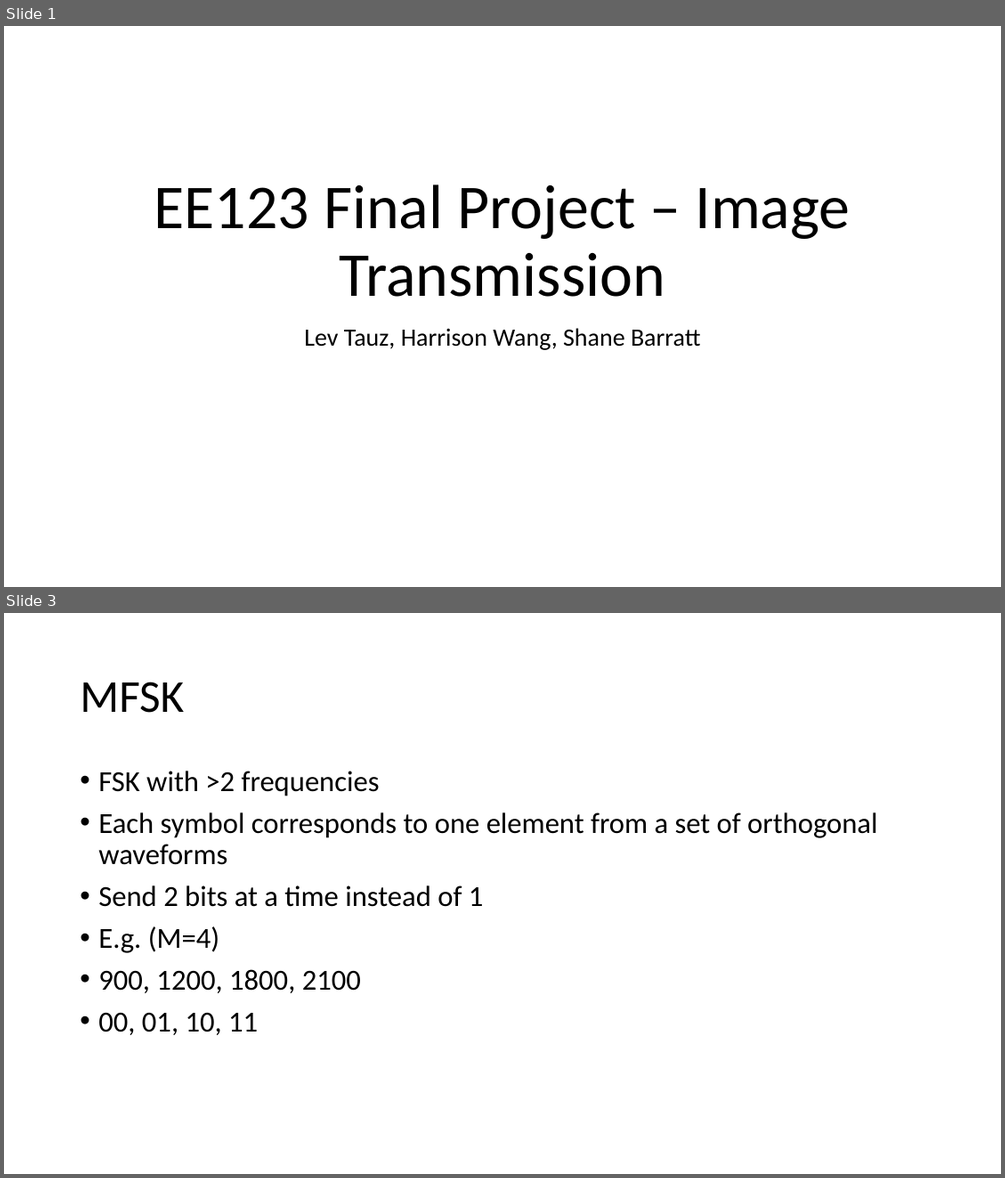
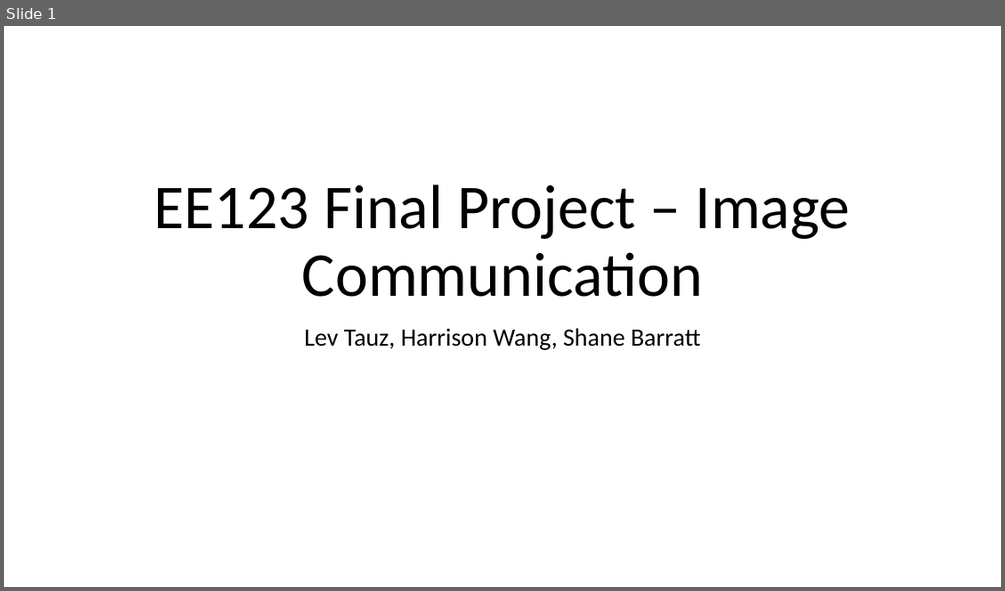
Before and after one commit to levtauz/Image_Project, a slide deck: presentation.pptx. Shown one above the other, each under a label of ours: slides 1 and 3 before the commit, slide 1 after it; the slides between them are not shown. The pictures are 1005x1178 and 1005x591 pixels, drawn with LibreOffice and Linux fonts; fonts in the diff are those of the drawing. Boxes give left, top, right and bottom in pixels: in the first picture for what was removed or moved away, otherwise in the second. Text is boxed around its words. In the diff, an @@ line names an element or a change of style, - is before the commit and + after.

```diff
--- a/presentation.pptx
+++ b/presentation.pptx
@@ slide 3 removed at <box>4,613,1001,1174</box>, background #FFFFFF @@
@@ title removed at <box>80,682,184,713</box> @@
-MFSK
@@ text removed at <box>98,771,877,1035</box> @@
-• FSK with >2 frequencies
-• Each symbol corresponds to one element from a set of orthogonal waveforms
-• Send 2 bits at a time instead of 1
-• E.g. (M=4)
-• 900, 1200, 1800, 2100
-• 00, 01, 10, 11
@@ slide 1 changed as well @@
@@ title at <box>154,184,850,297</box>: text changed @@
-EE123 Final Project – Image Transmission
+EE123 Final Project – Image Communication
```
Also in this commit, not shown: 7 slides added, 1 other slide removed, 2 other files.
